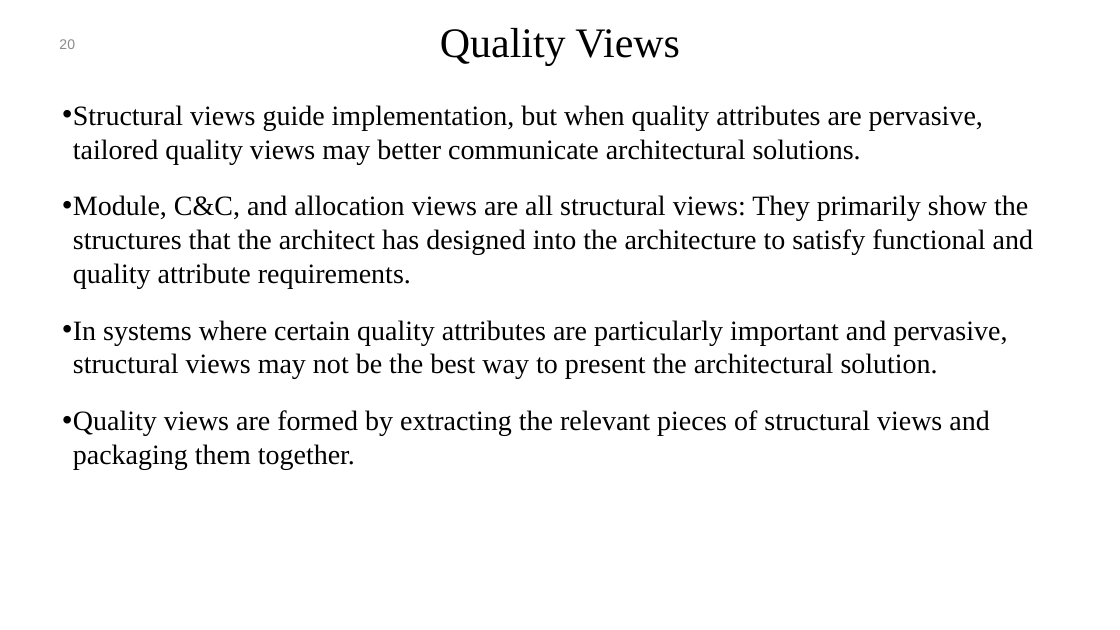
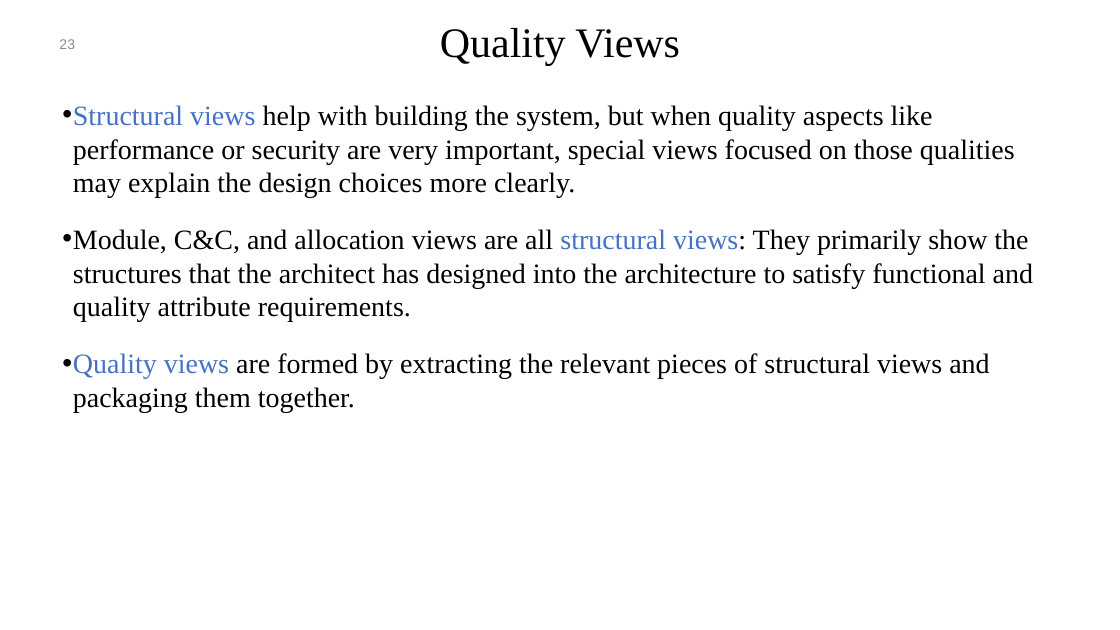
Before and after one commit to mohamad-khorsandi/slides-of-software-architecture-in-practice-4th-ed, a slide deck: slide 23 of chapter 22.pptx (slide 20 before the commit). Drawn at 1120x630 pixels with LibreOffice and Linux fonts; fonts in the diff are those of the drawing; background and template pictures are left out. Boxes give left, top, right and bottom in pixels: in the first picture for what was removed or moved away, otherwise in the second. Text is boxed around its words. In the diff, an @@ line names an element or a change of style, - is before the commit and + after.

```diff
--- a/chapter 22.pptx
+++ b/chapter 22.pptx
@@ page number at (x1=59, y1=39, x2=75, y2=49): text changed @@
-20
+23
@@ text at (x1=73, y1=105, x2=1015, y2=198): text changed @@
-• Structural views guide implementation, but when quality attributes are pervasive, tailored quality views may better communicate architectural solutions.
+• Structural views help with building the system, but when quality aspects like performance or security are very important, special views focused on those qualities may explain the design choices more clearly.
@@ text at (x1=73, y1=229, x2=1033, y2=412): text colour #000000 to #4472C4 in "structural views:", "Quality views" @@
@@ text at (x1=73, y1=320, x2=1007, y2=379): paragraph removed @@
-• In systems where certain quality attributes are particularly important and pervasive, structural views may not be the best way to present the architectural solution.
```
Also in this commit, not shown: 17 other slides changed, 3 slides added, 7 other files.
